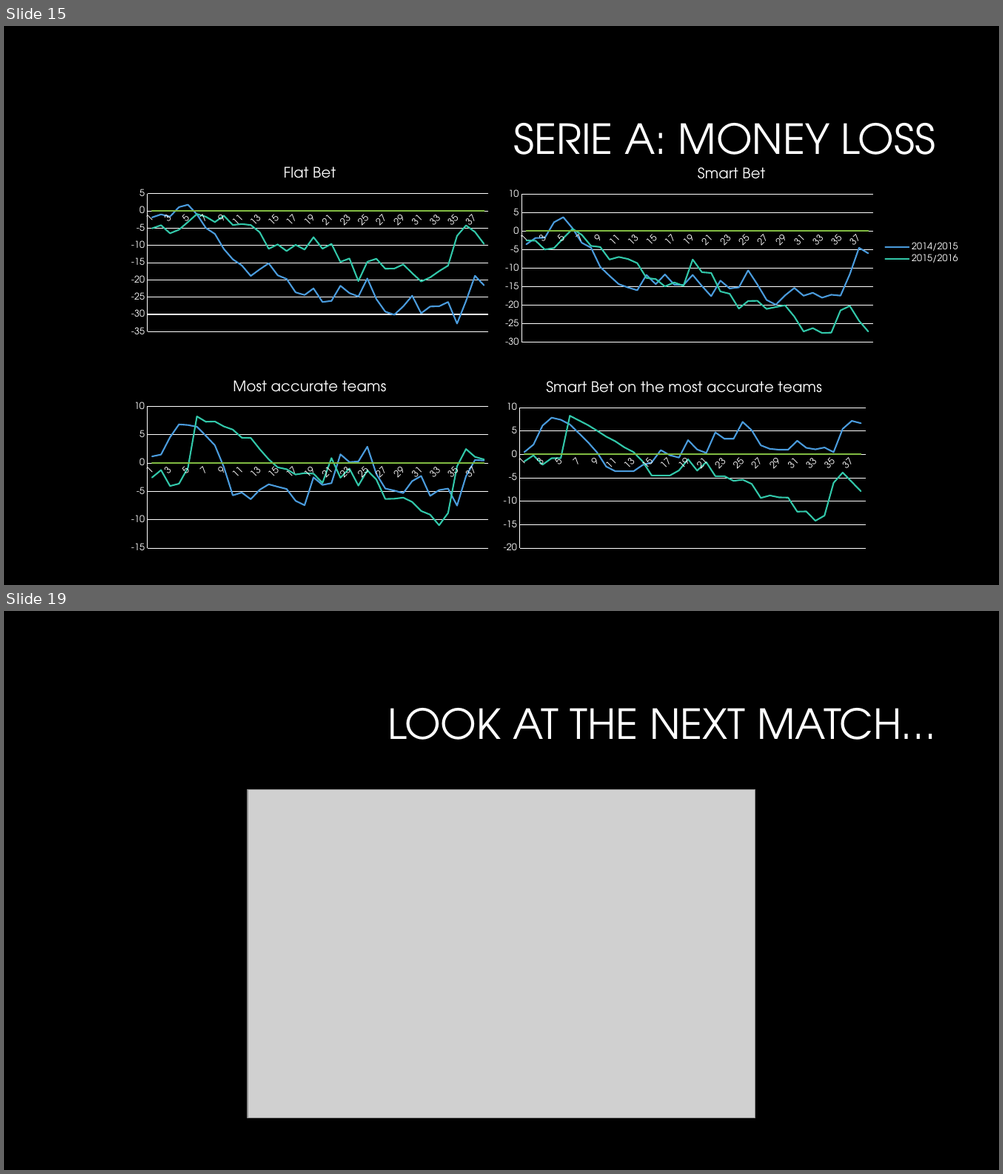
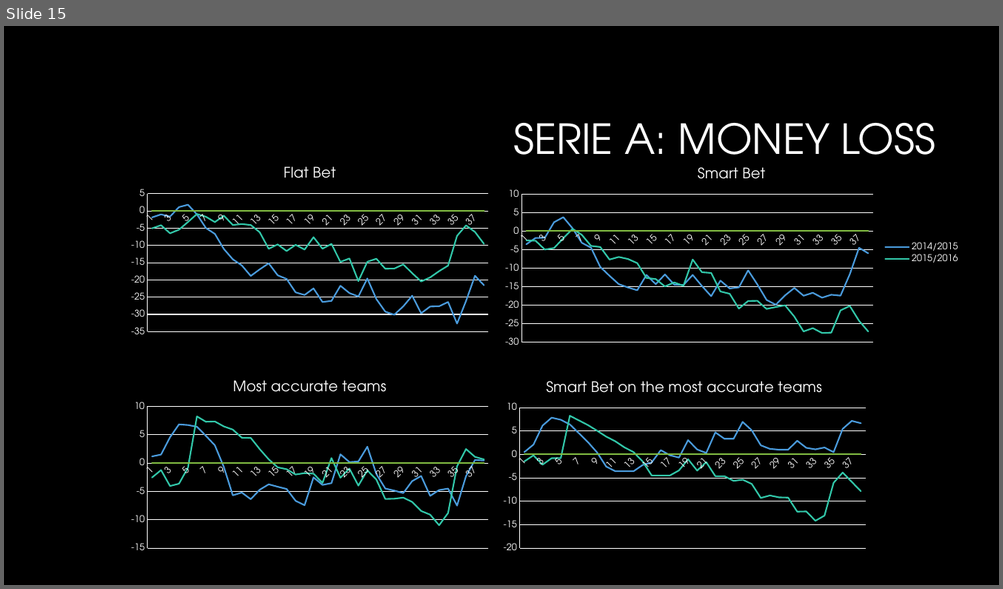
Before and after one commit to P1Analytics/DataMining-Football-Match-Prediction, a slide deck: TODO/spa_presentation.pptx. Shown one above the other, each under a label of ours: slides 15 and 19 before the commit, slide 15 after it; the slides between them are not shown. The pictures are 1003x1174 and 1003x589 pixels, drawn with LibreOffice and Linux fonts; fonts in the diff are those of the drawing; grey boxes stand for pictures; background and template pictures are left out. Boxes give left, top, right and bottom in pixels: in the first picture for what was removed or moved away, otherwise in the second. Text is boxed around its words. In the diff, an @@ line names an element or a change of style, - is before the commit and + after.

```diff
--- a/TODO/spa_presentation.pptx
+++ b/TODO/spa_presentation.pptx
@@ slide 19 removed at [4,611,999,1170], background #000000 @@
@@ title removed at [387,708,935,740] @@
-LOOK AT THE NEXT MATCH…
@@ picture removed at [247,790,755,1119] @@
```
Also in this commit, not shown: 3 slides changed, 1 slide added, 1 other slide removed, 5 other files.
